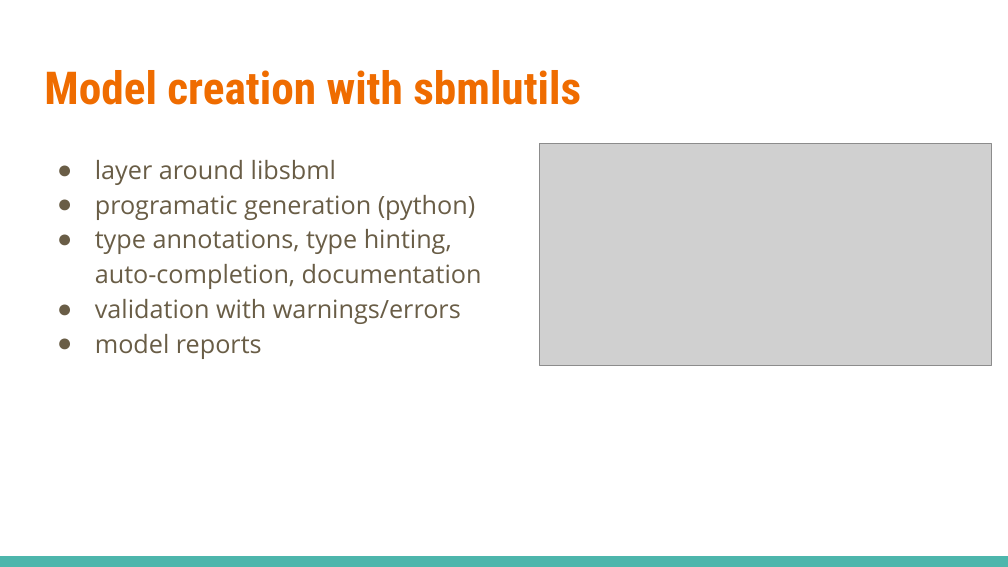
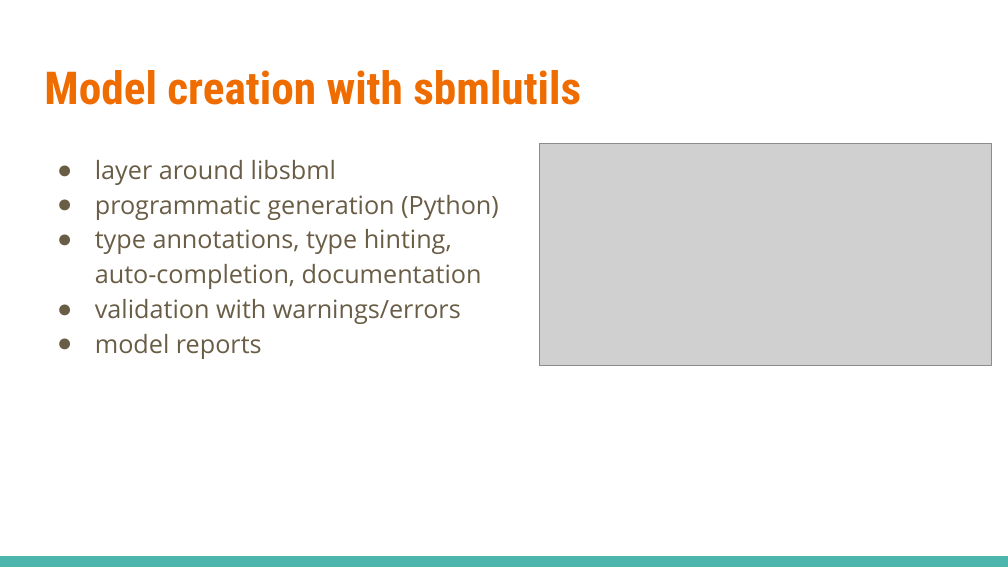
Before and after one commit to matthiaskoenig/sbmlutils, a slide deck: slide 5 of docs/presentations/reproducibility_center_2021/sbmlutils.pptx. Drawn at 1008x567 pixels with LibreOffice and Linux fonts; fonts in the diff are those of the drawing; grey boxes stand for pictures. Boxes give left, top, right and bottom in pixels: in the first picture for what was removed or moved away, otherwise in the second. Text is boxed around its words. In the diff, an @@ line names an element or a change of style, - is before the commit and + after.

```diff
--- a/docs/presentations/reproducibility_center_2021/sbmlutils.pptx
+++ b/docs/presentations/reproducibility_center_2021/sbmlutils.pptx
@@ text at [95, 195, 499, 220]: text changed @@
-● programatic generation (python)
+● programmatic generation (Python)
```
Also in this commit, not shown: 4 other slides changed, 3 slides added, 1 slide removed, 5 other files.
